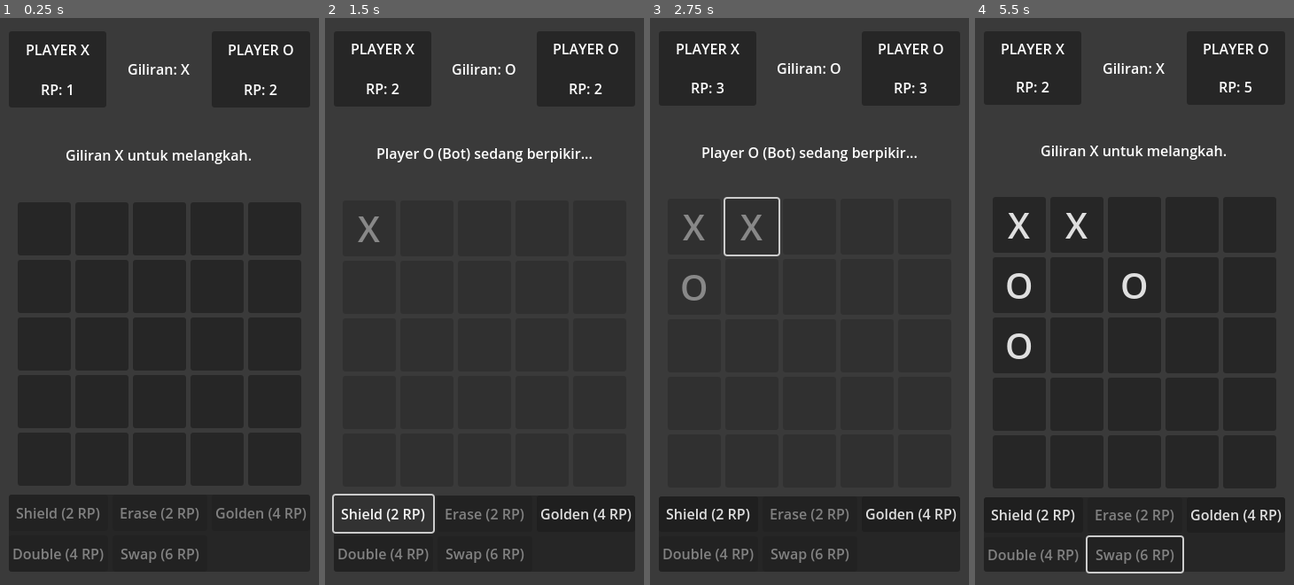
Above: before the commit, frames 1-4 (left to right).
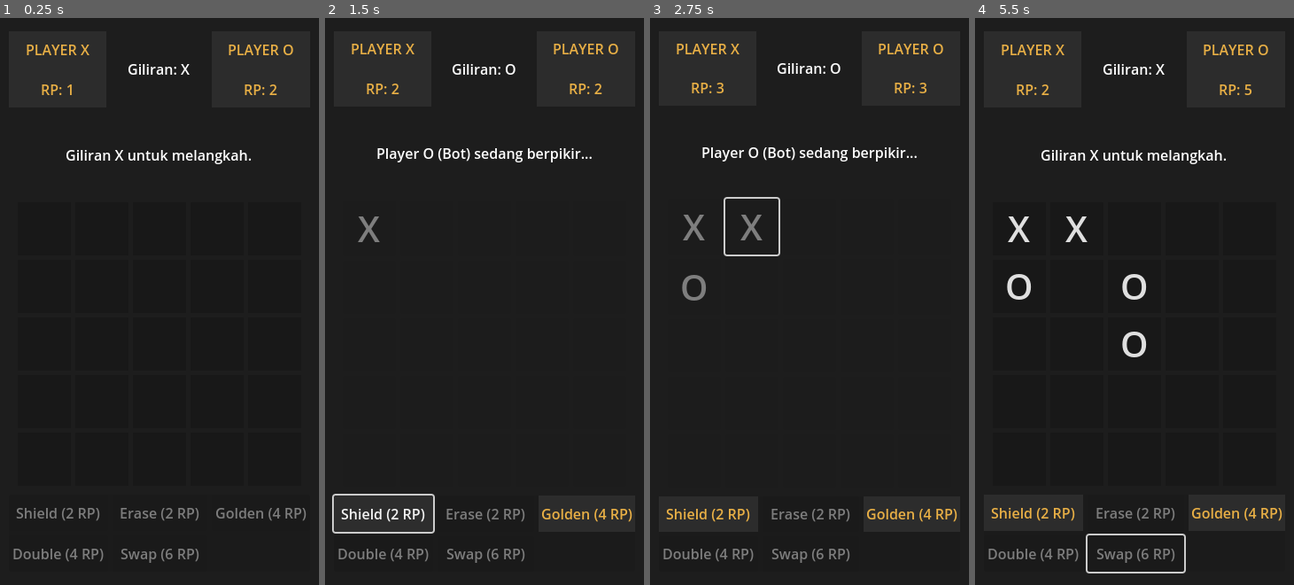
Above: after the commit, the same moments.

Repository: ndikabunder/tic-tac-toe-power-up
Game: Godot game, scene res://game_screen.tscn
The game is run twice, just before and just after one commit, with the same random seed, the same clock (stepped at 60 frames per second) and the same inputs.
Inputs (mouse positions are in pixels of both pictures, inside the frame that each line leads up to; where the layout moved, square brackets give the same spot in the first picture):
- Up to frame 1 (0.25 s): no input
- Up to frame 2 (1.5 s): click (369, 227) at 0.5 s; click "Shield (2 RP)" at 1.25 s
- Up to frame 3 (2.75 s): click (752, 227) at 2 s
- Up to frame 4 (5.5 s): click "Golden (4 RP)" at 2.75 s; click "Shield (2 RP)" at 3.5 s; click (1134, 227) [1134, 222] at 4.25 s; click "Swap (6 RP)" at 5 s

The runs differ from the first frame. In frame 1, 40% of the frame differs, in the area x 0-100%, y 0-100%; in frame 2, 40%; in frame 3, 40%; in frame 4, 42%.

Commit message:
Style and Export

Diff:
--- a/game_screen.gd
+++ b/game_screen.gd
@@ -22,8 +22,6 @@
 # Pengaturan Papan (sudah baik!)
 const BOARD_SIZE = 5
 const WIN_STREAK = 4
-
-@export var is_bot_active = true  # Aktifkan/matikan bot dari Godot Editor
 
 # ===================================================================
 #   REFERENSI NODE (UI)
@@ -43,14 +41,15 @@
 	PowerUpState.SHIELD: $MainVBox/PowerUpBar/PowerUpGrid/PowerUp_Shield,
 	PowerUpState.ERASE: $MainVBox/PowerUpBar/PowerUpGrid/PowerUp_Erase,
 	PowerUpState.GOLDEN: $MainVBox/PowerUpBar/PowerUpGrid/PowerUp_Golden,
-	PowerUpState.DOUBLE_1: $MainVBox/PowerUpBar/PowerUpGrid/PowerUp_Double,  # Kita pakai DOUBLE_1 sebagai ID
-	PowerUpState.SWAP_1: $MainVBox/PowerUpBar/PowerUpGrid/PowerUp_Swap  # Kita pakai SWAP_1 sebagai ID
+	PowerUpState.DOUBLE_1: $MainVBox/PowerUpBar/PowerUpGrid/PowerUp_Double,  # DOUBLE_1 sebagai ID
+	PowerUpState.SWAP_1: $MainVBox/PowerUpBar/PowerUpGrid/PowerUp_Swap  # SWAP_1 sebagai ID
 }
 
+@export var is_bot_active = true  # Aktifkan/matikan bot dari Godot Editor
+
 # ===================================================================
 #   VARIABEL STATE BOT
 # ===================================================================
-
 var is_bot_thinking = false
 
 # ===================================================================
@@ -481,7 +480,7 @@
 		update_ui()
 		return false
 	if active_power_up != PowerUpState.NONE:
-		status_label.text = "Selesaikan power-up %s dulu!" % str(active_power_up).to_upper()
+		status_label.text = "Selesaikan power-up " + str(active_power_up).to_upper() + " dulu!"
 		return false
 	return true
 
@@ -546,7 +545,7 @@
 		return
 
 	if active_power_up != PowerUpState.NONE:
-		status_label.text = "Selesaikan power-up %s dulu!" % str(active_power_up).to_upper()
+		status_label.text = "Selesaikan power-up " + str(active_power_up).to_upper() + " dulu!"
 		return
 
 	if get_current_player_rp() < DOUBLE_COST:
@@ -572,7 +571,7 @@
 		return
 
 	if active_power_up != PowerUpState.NONE:
-		status_label.text = "Selesaikan power-up %s dulu!" % str(active_power_up).to_upper()
+		status_label.text = "Selesaikan power-up " + str(active_power_up).to_upper() + " dulu!"
 		return
 
 	if get_current_player_rp() < SWAP_COST:
@@ -613,7 +612,7 @@
 	status_label.text = "Player O (Bot) sedang berpikir..."
 
 	# Atur timer "berpikir" (0.75 - 1.5 detik) agar tidak instan
-	bot_timer.start(randf_range(0.75, 1.5))
+	bot_timer.start(randf() * 0.75 + 0.75)
 
 
 # 2. Logika inti AI (dipanggil setelah Timer selesai)
@@ -721,10 +720,10 @@
 				good_cells.append(i)
 
 	# Utamakan pilih dari sel yang "baik"
-	if not good_cells.is_empty():
-		return good_cells.pick_random()
+	if good_cells.size() > 0:
+		return good_cells[randi() % good_cells.size()]
 	# Jika tidak ada (misal di awal game), pilih dari semua sel kosong
-	elif not empty_cells.is_empty():
-		return empty_cells.pick_random()
+	if empty_cells.size() > 0:
+		return empty_cells[randi() % empty_cells.size()]
 
 	return -1  # Papan penuh
--- a/game_screen.tscn
+++ b/game_screen.tscn
@@ -1,6 +1,15 @@
-[gd_scene load_steps=2 format=3 uid="uid://cpowcuv1nhf3v"]
+[gd_scene load_steps=5 format=3 uid="uid://cpowcuv1nhf3v"]
 
 [ext_resource type="Script" uid="uid://bmtb7b81gighf" path="res://game_screen.gd" id="1_t5odh"]
+
+[sub_resource type="StyleBoxFlat" id="StyleBoxFlat_xwjjp"]
+bg_color = Color(0.09305953, 0.09305953, 0.09305953, 0.9882353)
+
+[sub_resource type="StyleBoxFlat" id="StyleBoxFlat_norob"]
+bg_color = Color(0.17254902, 0.17254902, 0.17254902, 1)
+
+[sub_resource type="StyleBoxFlat" id="StyleBoxFlat_yla3h"]
+bg_color = Color(0.17254902, 0.17254902, 0.17254902, 1)
 
 [node name="GameScreen" type="Control"]
 layout_mode = 3
@@ -18,7 +27,7 @@
 anchor_bottom = 1.0
 grow_horizontal = 2
 grow_vertical = 2
-color = Color(0.22745098, 0.22745098, 0.22745098, 1)
+color = Color(0.11372549, 0.11372549, 0.11372549, 1)
 
 [node name="MainVBox" type="VBoxContainer" parent="."]
 layout_mode = 1
@@ -41,12 +50,17 @@
 layout_mode = 2
 size_flags_horizontal = 3
 
+[node name="ColorRect" type="ColorRect" parent="MainVBox/Header/PlayerX_Info"]
+layout_mode = 2
+color = Color(0.17254902, 0.17254902, 0.17254902, 1)
+
 [node name="VBox" type="VBoxContainer" parent="MainVBox/Header/PlayerX_Info"]
 layout_mode = 2
 
 [node name="PlayerX_Label" type="Label" parent="MainVBox/Header/PlayerX_Info/VBox"]
 layout_mode = 2
 size_flags_vertical = 6
+theme_override_colors/font_color = Color(0.9098039, 0.6862745, 0.27058825, 1)
 text = "PLAYER X"
 horizontal_alignment = 1
 vertical_alignment = 1
@@ -54,6 +68,7 @@
 [node name="PlayerX_RP_Label" type="Label" parent="MainVBox/Header/PlayerX_Info/VBox"]
 layout_mode = 2
 size_flags_vertical = 6
+theme_override_colors/font_color = Color(0.9098039, 0.6862745, 0.27058825, 1)
 text = "RP: 0"
 horizontal_alignment = 1
 vertical_alignment = 1
@@ -69,12 +84,17 @@
 layout_mode = 2
 size_flags_horizontal = 3
 
+[node name="ColorRect" type="ColorRect" parent="MainVBox/Header/PlayerO_Info"]
+layout_mode = 2
+color = Color(0.17254902, 0.17254902, 0.17254902, 1)
+
 [node name="VBox" type="VBoxContainer" parent="MainVBox/Header/PlayerO_Info"]
 layout_mode = 2
 
 [node name="PlayerO_Label" type="Label" parent="MainVBox/Header/PlayerO_Info/VBox"]
 layout_mode = 2
 size_flags_vertical = 6
+theme_override_colors/font_color = Color(0.9098039, 0.6862745, 0.27058825, 1)
 text = "PLAYER O"
 horizontal_alignment = 1
 vertical_alignment = 1
@@ -82,6 +102,7 @@
 [node name="PlayerO_RP_Label" type="Label" parent="MainVBox/Header/PlayerO_Info/VBox"]
 layout_mode = 2
 size_flags_vertical = 6
+theme_override_colors/font_color = Color(0.9098039, 0.6862745, 0.27058825, 1)
 text = "RP: 0"
 horizontal_alignment = 1
 vertical_alignment = 1
@@ -108,126 +129,151 @@
 custom_minimum_size = Vector2(60, 60)
 layout_mode = 2
 theme_override_font_sizes/font_size = 40
+theme_override_styles/normal = SubResource("StyleBoxFlat_xwjjp")
 
 [node name="Cell_0_1" type="Button" parent="MainVBox/BoardArea/GameBoard"]
 custom_minimum_size = Vector2(60, 60)
 layout_mode = 2
 theme_override_font_sizes/font_size = 40
+theme_override_styles/normal = SubResource("StyleBoxFlat_xwjjp")
 
 [node name="Cell_0_2" type="Button" parent="MainVBox/BoardArea/GameBoard"]
 custom_minimum_size = Vector2(60, 60)
 layout_mode = 2
 theme_override_font_sizes/font_size = 40
+theme_override_styles/normal = SubResource("StyleBoxFlat_xwjjp")
 
 [node name="Cell_0_3" type="Button" parent="MainVBox/BoardArea/GameBoard"]
 custom_minimum_size = Vector2(60, 60)
 layout_mode = 2
 theme_override_font_sizes/font_size = 40
+theme_override_styles/normal = SubResource("StyleBoxFlat_xwjjp")
 
 [node name="Cell_0_4" type="Button" parent="MainVBox/BoardArea/GameBoard"]
 custom_minimum_size = Vector2(60, 60)
 layout_mode = 2
 theme_override_font_sizes/font_size = 40
+theme_override_styles/normal = SubResource("StyleBoxFlat_xwjjp")
 
 [node name="Cell_0_5" type="Button" parent="MainVBox/BoardArea/GameBoard"]
 custom_minimum_size = Vector2(60, 60)
 layout_mode = 2
 theme_override_font_sizes/font_size = 40
+theme_override_styles/normal = SubResource("StyleBoxFlat_xwjjp")
 
 [node name="Cell_0_6" type="Button" parent="MainVBox/BoardArea/GameBoard"]
 custom_minimum_size = Vector2(60, 60)
 layout_mode = 2
 theme_override_font_sizes/font_size = 40
+theme_override_styles/normal = SubResource("StyleBoxFlat_xwjjp")
 
 [node name="Cell_0_7" type="Button" parent="MainVBox/BoardArea/GameBoard"]
 custom_minimum_size = Vector2(60, 60)
 layout_mode = 2
 theme_override_font_sizes/font_size = 40
+theme_override_styles/normal = SubResource("StyleBoxFlat_xwjjp")
 
 [node name="Cell_0_8" type="Button" parent="MainVBox/BoardArea/GameBoard"]
 custom_minimum_size = Vector2(60, 60)
 layout_mode = 2
 theme_override_font_sizes/font_size = 40
+theme_override_styles/normal = SubResource("StyleBoxFlat_xwjjp")
 
 [node name="Cell_0_9" type="Button" parent="MainVBox/BoardArea/GameBoard"]
 custom_minimum_size = Vector2(60, 60)
 layout_mode = 2
 theme_override_font_sizes/font_size = 40
+theme_override_styles/normal = SubResource("StyleBoxFlat_xwjjp")
 
 [node name="Cell_0_10" type="Button" parent="MainVBox/BoardArea/GameBoard"]
 custom_minimum_size = Vector2(60, 60)
 layout_mode = 2
 theme_override_font_sizes/font_size = 40
+theme_override_styles/normal = SubResource("StyleBoxFlat_xwjjp")
 
 [node name="Cell_0_11" type="Button" parent="MainVBox/BoardArea/GameBoard"]
 custom_minimum_size = Vector2(60, 60)
 layout_mode = 2
 theme_override_font_sizes/font_size = 40
+theme_override_styles/normal = SubResource("StyleBoxFlat_xwjjp")
 
 [node name="Cell_0_12" type="Button" parent="MainVBox/BoardArea/GameBoard"]
 custom_minimum_size = Vector2(60, 60)
 layout_mode = 2
 theme_override_font_sizes/font_size = 40
+theme_override_styles/normal = SubResource("StyleBoxFlat_xwjjp")
 
 [node name="Cell_0_13" type="Button" parent="MainVBox/BoardArea/GameBoard"]
 custom_minimum_size = Vector2(60, 60)
 layout_mode = 2
 theme_override_font_sizes/font_size = 40
+theme_override_styles/normal = SubResource("StyleBoxFlat_xwjjp")
 
 [node name="Cell_0_14" type="Button" parent="MainVBox/BoardArea/GameBoard"]
 custom_minimum_size = Vector2(60, 60)
 layout_mode = 2
 theme_override_font_sizes/font_size = 40
+theme_override_styles/normal = SubResource("StyleBoxFlat_xwjjp")
 
 [node name="Cell_0_15" type="Button" parent="MainVBox/BoardArea/GameBoard"]
 custom_minimum_size = Vector2(60, 60)
 layout_mode = 2
 theme_override_font_sizes/font_size = 40
+theme_override_styles/normal = SubResource("StyleBoxFlat_xwjjp")
 
 [node name="Cell_0_16" type="Button" parent="MainVBox/BoardArea/GameBoard"]
 custom_minimum_size = Vector2(60, 60)
 layout_mode = 2
 theme_override_font_sizes/font_size = 40
+theme_override_styles/normal = SubResource("StyleBoxFlat_xwjjp")
 
 [node name="Cell_0_17" type="Button" parent="MainVBox/BoardArea/GameBoard"]
 custom_minimum_size = Vector2(60, 60)
 layout_mode = 2
 theme_override_font_sizes/font_size = 40
+theme_override_styles/normal = SubResource("StyleBoxFlat_xwjjp")
 
 [node name="Cell_0_18" type="Button" parent="MainVBox/BoardArea/GameBoard"]
 custom_minimum_size = Vector2(60, 60)
 layout_mode = 2
 theme_override_font_sizes/font_size = 40
+theme_override_styles/normal = SubResource("StyleBoxFlat_xwjjp")
 
 [node name="Cell_0_19" type="Button" parent="MainVBox/BoardArea/GameBoard"]
 custom_minimum_size = Vector2(60, 60)
 layout_mode = 2
 theme_override_font_sizes/font_size = 40
+theme_override_styles/normal = SubResource("StyleBoxFlat_xwjjp")
 
 [node name="Cell_0_20" type="Button" parent="MainVBox/BoardArea/GameBoard"]
 custom_minimum_size = Vector2(60, 60)
 layout_mode = 2
 theme_override_font_sizes/font_size = 40
+theme_override_styles/normal = SubResource("StyleBoxFlat_xwjjp")
 
 [node name="Cell_0_21" type="Button" parent="MainVBox/BoardArea/GameBoard"]
 custom_minimum_size = Vector2(60, 60)
 layout_mode = 2
 theme_override_font_sizes/font_size = 40
+theme_override_styles/normal = SubResource("StyleBoxFlat_xwjjp")
 
 [node name="Cell_0_22" type="Button" parent="MainVBox/BoardArea/GameBoard"]
 custom_minimum_size = Vector2(60, 60)
 layout_mode = 2
 theme_override_font_sizes/font_size = 40
+theme_override_styles/normal = SubResource("StyleBoxFlat_xwjjp")
 
 [node name="Cell_0_23" type="Button" parent="MainVBox/BoardArea/GameBoard"]
 custom_minimum_size = Vector2(60, 60)
 layout_mode = 2
 theme_override_font_sizes/font_size = 40
+theme_override_styles/normal = SubResource("StyleBoxFlat_xwjjp")
 
 [node name="Cell_0_24" type="Button" parent="MainVBox/BoardArea/GameBoard"]
 custom_minimum_size = Vector2(60, 60)
 layout_mode = 2
 theme_override_font_sizes/font_size = 40
+theme_override_styles/normal = SubResource("StyleBoxFlat_xwjjp")
 
 [node name="PowerUpBar" type="PanelContainer" parent="MainVBox"]
 layout_mode = 2
@@ -243,30 +289,40 @@
 layout_mode = 2
 size_flags_horizontal = 3
 size_flags_vertical = 3
+theme_override_colors/font_color = Color(0.9098039, 0.6862745, 0.27058825, 1)
+theme_override_styles/normal = SubResource("StyleBoxFlat_norob")
 text = "Shield (2 RP)"
 
 [node name="PowerUp_Erase" type="Button" parent="MainVBox/PowerUpBar/PowerUpGrid"]
 layout_mode = 2
 size_flags_horizontal = 3
 size_flags_vertical = 3
+theme_override_colors/font_color = Color(0.9098039, 0.6862745, 0.27058825, 1)
+theme_override_styles/normal = SubResource("StyleBoxFlat_yla3h")
 text = "Erase (2 RP)"
 
 [node name="PowerUp_Golden" type="Button" parent="MainVBox/PowerUpBar/PowerUpGrid"]
 layout_mode = 2
 size_flags_horizontal = 3
 size_flags_vertical = 3
+theme_override_colors/font_color = Color(0.9098039, 0.6862745, 0.27058825, 1)
+theme_override_styles/normal = SubResource("StyleBoxFlat_yla3h")
 text = "Golden (4 RP)"
 
 [node name="PowerUp_Double" type="Button" parent="MainVBox/PowerUpBar/PowerUpGrid"]
 layout_mode = 2
 size_flags_horizontal = 3
 size_flags_vertical = 3
+theme_override_colors/font_color = Color(0.9098039, 0.6862745, 0.27058825, 1)
+theme_override_styles/normal = SubResource("StyleBoxFlat_yla3h")
 text = "Double (4 RP)"
 
 [node name="PowerUp_Swap" type="Button" parent="MainVBox/PowerUpBar/PowerUpGrid"]
 layout_mode = 2
 size_flags_horizontal = 3
 size_flags_vertical = 3
+theme_override_colors/font_color = Color(0.9098039, 0.6862745, 0.27058825, 1)
+theme_override_styles/normal = SubResource("StyleBoxFlat_yla3h")
 text = "Swap (6 RP)"
 
 [node name="WinScreen" type="PanelContainer" parent="."]
--- a/project.godot
+++ b/project.godot
@@ -29,3 +29,4 @@
 
 renderer/rendering_method="gl_compatibility"
 renderer/rendering_method.mobile="gl_compatibility"
+textures/vram_compression/import_etc2_astc=true
Not shown, changed: export_presets.cfg
Not shown, added: tictactoepowerup_1.apk
Not shown, added: tictactoepowerup_1.apk.idsig
